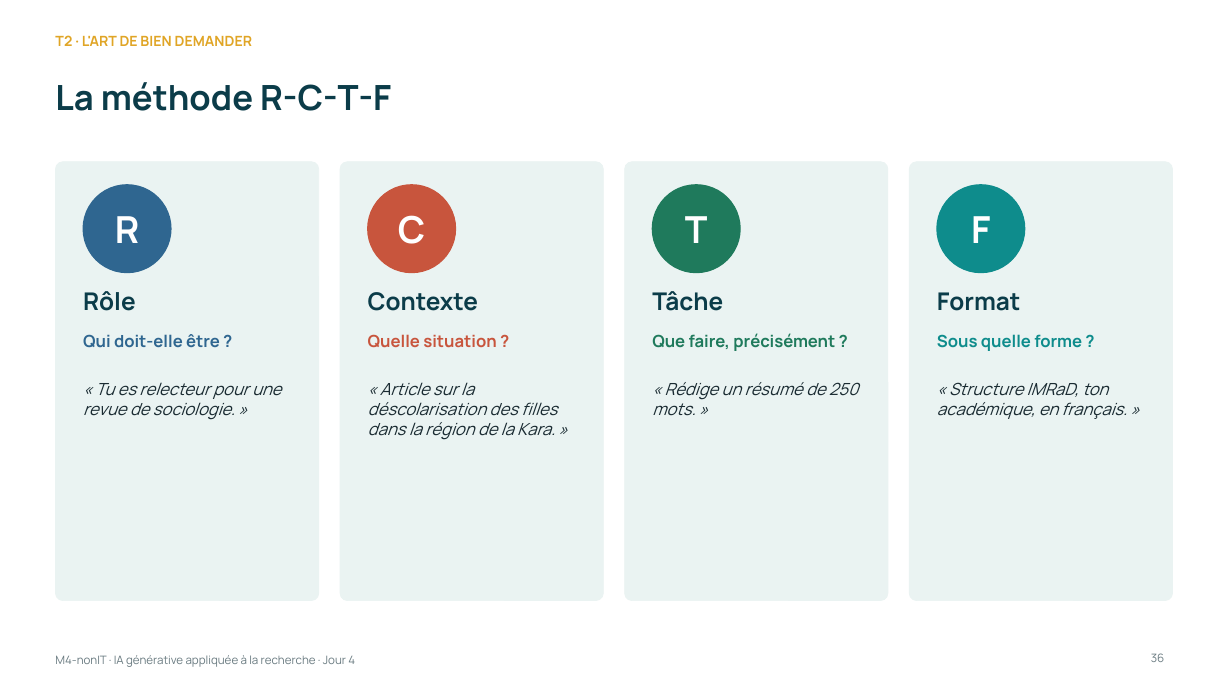
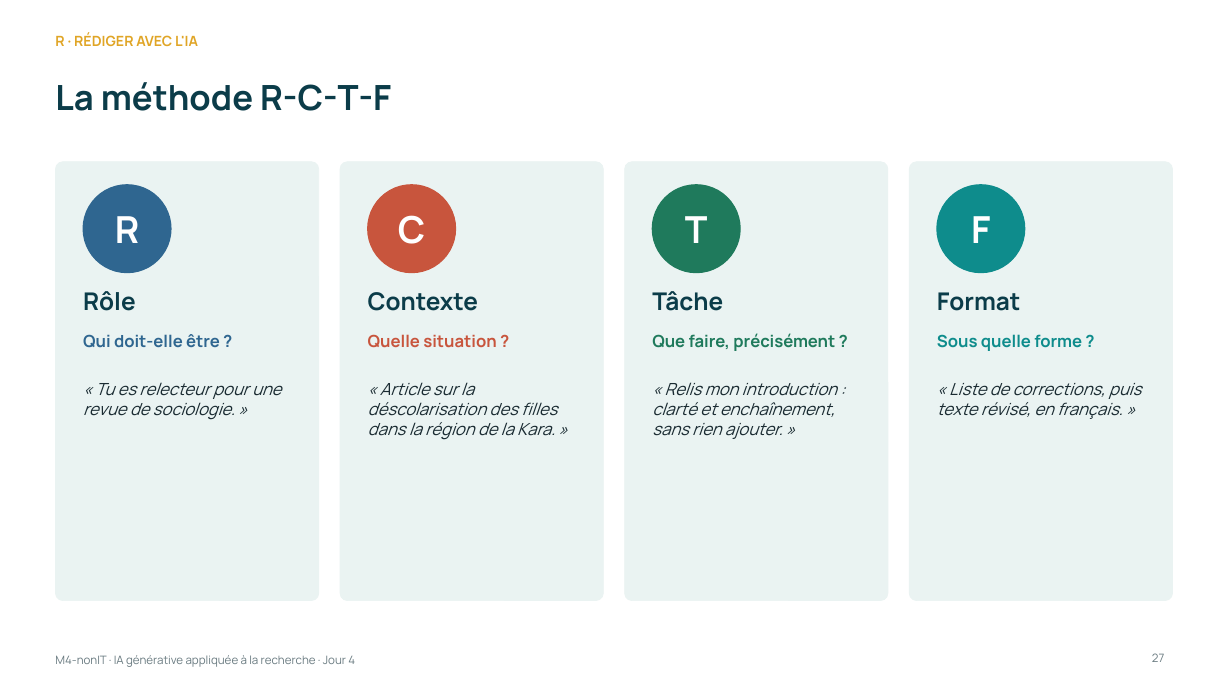
Before and after one commit to Amevi-isi/formation-chercheur-univ, a slide deck: slide 27 of module4_nonIT/M4-nonIT_IA_generative_appliquee.pptx (slide 36 before the commit). Drawn at 1232x693 pixels with LibreOffice and Linux fonts; fonts in the diff are those of the drawing. Boxes give left, top, right and bottom in pixels: in the first picture for what was removed or moved away, otherwise in the second. Text is boxed around its words. In the diff, an @@ line names an element or a change of style, - is before the commit and + after.

```diff
--- a/module4_nonIT/M4-nonIT_IA_generative_appliquee.pptx
+++ b/module4_nonIT/M4-nonIT_IA_generative_appliquee.pptx
@@ text at [55, 32, 198, 46]: text changed @@
-T2 · L'ART DE BIEN DEMANDER
+R · RÉDIGER AVEC L'IA
@@ text at [652, 382, 837, 439]: text changed @@
-« Rédige un résumé de 250 mots. »
+« Relis mon introduction : clarté et enchaînement, sans rien ajouter. »
@@ text at [937, 383, 1141, 419]: text changed @@
-« Structure IMRaD, ton académique, en français. »
+« Liste de corrections, puis texte révisé, en français. »
@@ page number at [1152, 653, 1164, 662]: text changed @@
-36
+27
```
Also in this commit, not shown: 15 other slides changed, 3 slides added, 12 slides removed.
